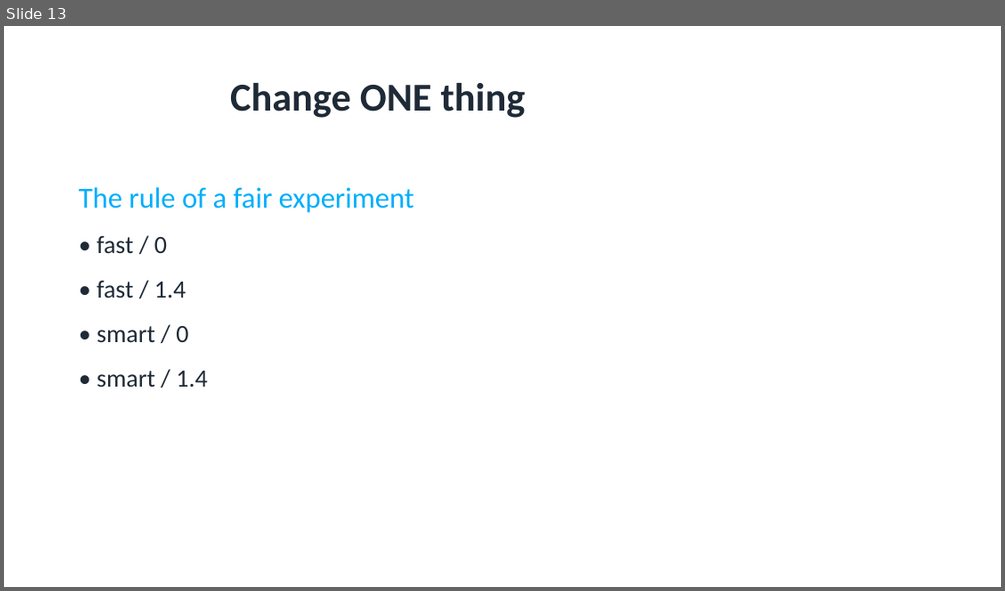
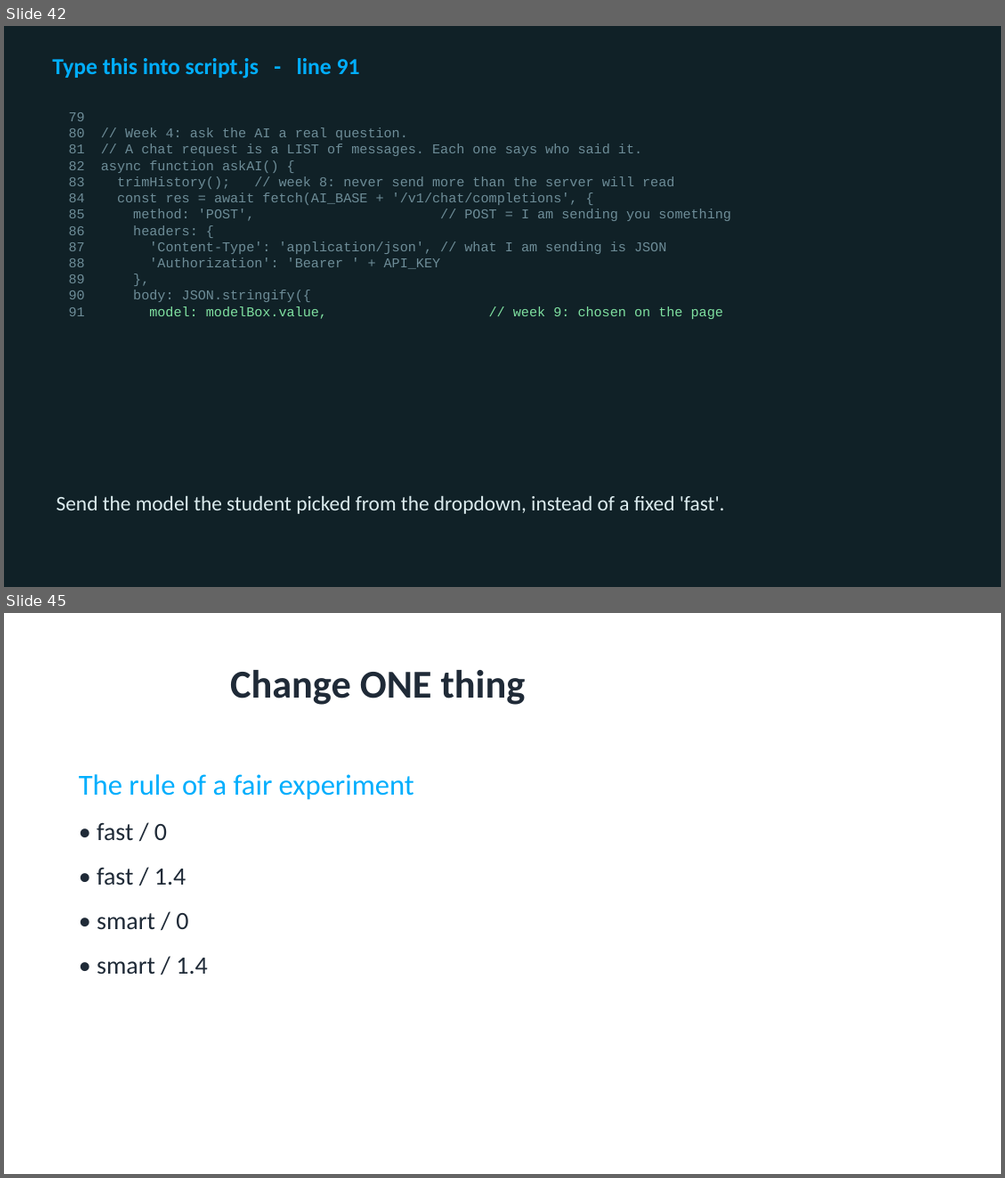
Before and after one commit to utgapps/utgapps.github.io, a slide deck: ai101/slides/week-09.pptx. Shown one above the other, each under a label of ours: slide 13 before the commit, slides 42 and 45 after it; the slides between them are not shown. The pictures are 1005x591 and 1005x1178 pixels, drawn with LibreOffice and Linux fonts; fonts in the diff are those of the drawing. Boxes give left, top, right and bottom in pixels: in the first picture for what was removed or moved away, otherwise in the second. Text is boxed around its words. In the diff, an @@ line names an element or a change of style, - is before the commit and + after.

```diff
--- a/ai101/slides/week-09.pptx
+++ b/ai101/slides/week-09.pptx
@@ slide 42 added at box(4, 26, 1001, 587), background #102127 @@
@@ text added at box(52, 58, 360, 79), 22 pt, text #01AEFD, bold @@
+Type this into script.js - line 91
@@ text added at box(69, 112, 731, 319), 13 pt, text #6D8C97 @@
+79
+80 // Week 4: ask the AI a real question.
+81 // A chat request is a LIST of messages. Each one says who said it.
+82 async function askAI() {
+83 trimHistory(); // week 8: never send more than the server will read
+84 const res = await fetch(AI_BASE + '/v1/chat/completions', {
+85 method: 'POST', // POST = I am sending you something
+86 headers: {
+87 'Content-Type': 'application/json', // what I am sending is JSON
+88 'Authorization': 'Bearer ' + API_KEY
+89 },
+90 body: JSON.stringify({
+91 model: modelBox.value, // week 9: chosen on the page
@@ text added at box(57, 495, 725, 514), 20 pt, text #DCECEF @@
+Send the model the student picked from the dropdown, instead of a fixed 'fast'.
@@ what was slide 13 is now slide 45 @@
```
Also in this commit, not shown: 6 slides changed, 33 other slides added, 1 slide removed, 18 other files.
